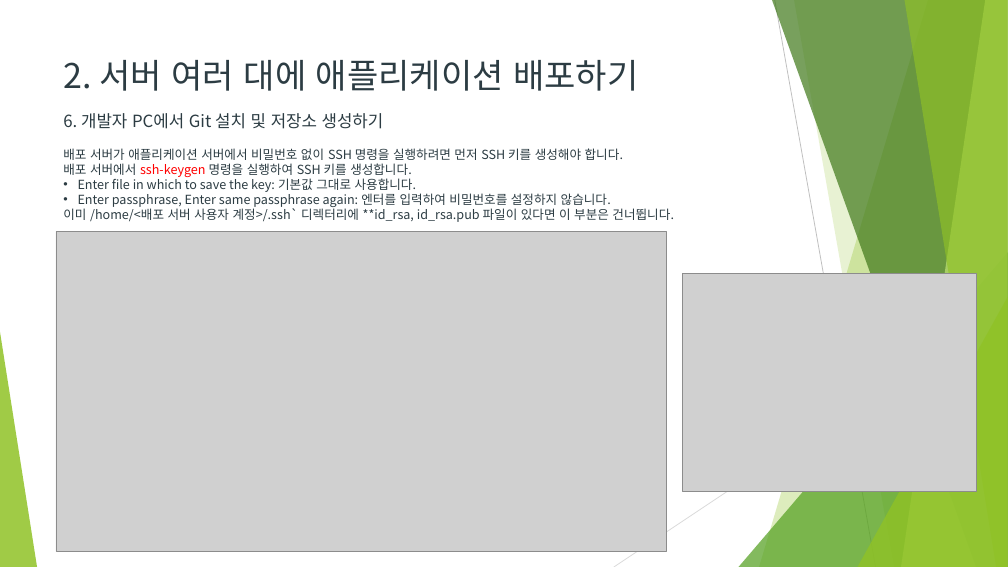
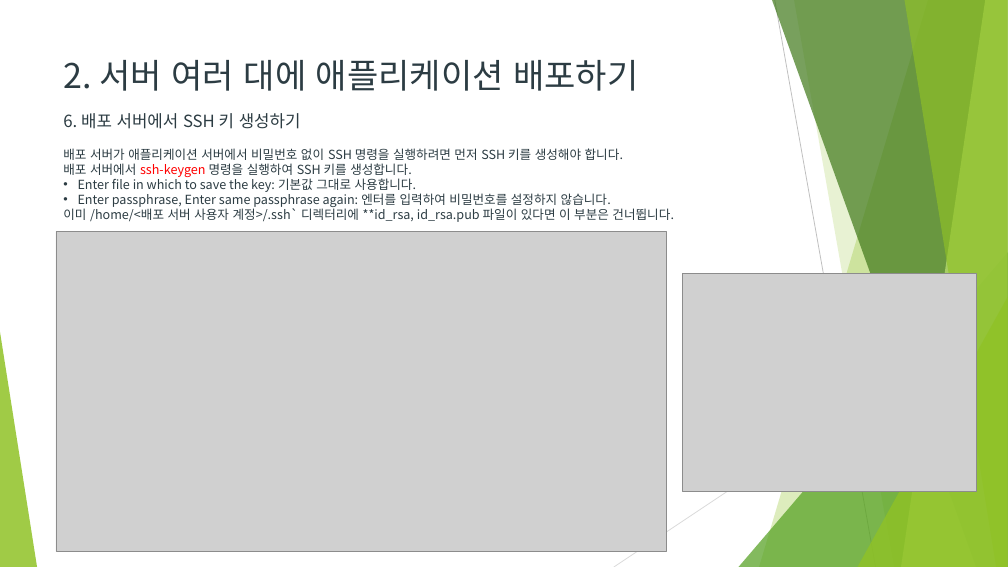
Before and after one commit to Heechul90/Docker, a slide deck: slide 19 of study/08. Docker로 애플리케이션 배포하기/Docker로 애플리케이션 배포하기.pptx. Drawn at 1008x567 pixels with LibreOffice and Linux fonts; fonts in the diff are those of the drawing; grey boxes stand for pictures. Boxes give left, top, right and bottom in pixels: in the first picture for what was removed or moved away, otherwise in the second. Text is boxed around its words. In the diff, an @@ line names an element or a change of style, - is before the commit and + after.

```diff
--- a/study/08. Docker로 애플리케이션 배포하기/Docker로 애플리케이션 배포하기.pptx
+++ b/study/08. Docker로 애플리케이션 배포하기/Docker로 애플리케이션 배포하기.pptx
@@ text at <box>63,113,301,129</box>: text changed @@
-6. 개발자 PC에서 Git 설치 및 저장소 생성하기
+6. 배포 서버에서 SSH 키 생성하기
```
Also in this commit, not shown: 1 other slide changed, 1 other file.
